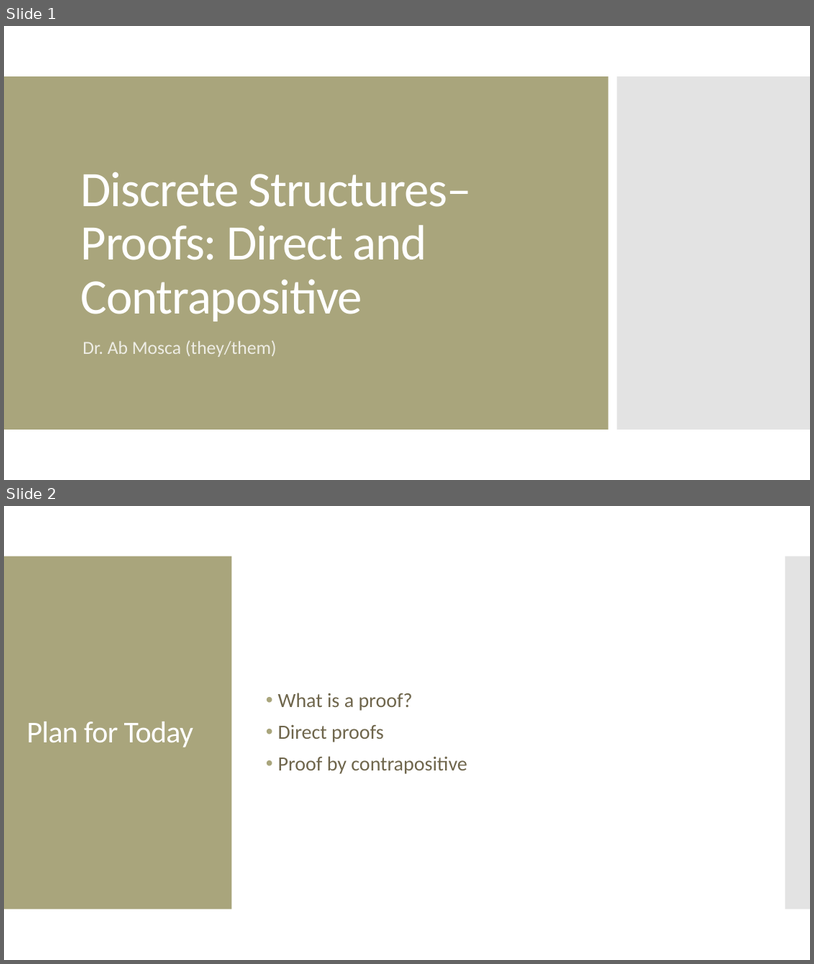
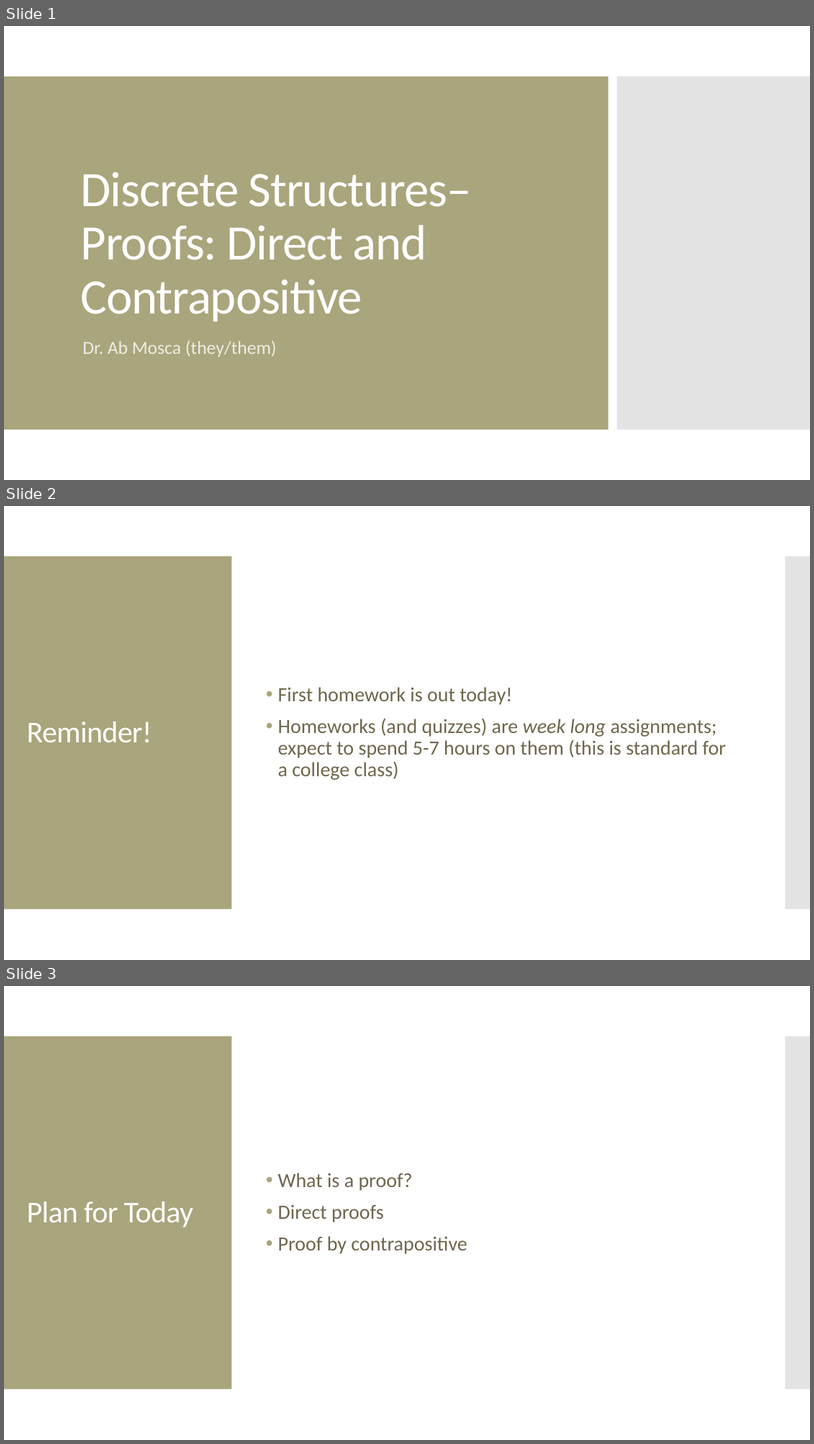
Before and after one commit to amosca01/MATH220-S24, a slide deck: slides/04-direct-contrapositive.pptx. Shown one above the other, each under a label of ours: slides 1 and 2 before the commit, slides 1, 2 and 3 after it. The pictures are 814x964 and 814x1444 pixels, drawn with LibreOffice and Linux fonts; fonts in the diff are those of the drawing. Boxes give left, top, right and bottom in pixels: in the first picture for what was removed or moved away, otherwise in the second. Text is boxed around its words. In the diff, an @@ line names an element or a change of style, - is before the commit and + after.

```diff
--- a/slides/04-direct-contrapositive.pptx
+++ b/slides/04-direct-contrapositive.pptx
@@ slide 2 added at <box>4,506,810,960</box>, background #FFFFFF; not listed: 2 template elements that a slide beside it also shows @@
@@ text added at <box>278,687,726,780</box>, 24 pt, text #6F664C @@
+• First homework is out today!
+• Homeworks (and quizzes) are week long assignments; expect to spend 5-7 hours on them (this is standard for a college class)
@@ title added at <box>27,721,152,742</box>, 36 pt, text #FFFFFF @@
+Reminder!
@@ what was slide 2 is now slide 3 @@
```
Also in this commit, not shown: 7 other files.
